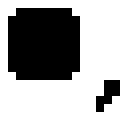
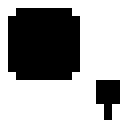
Before/after of a 128 x 128 layered artwork. What changed in the layer stack:
painted on "Слой 1" over [96,80,120,120]
